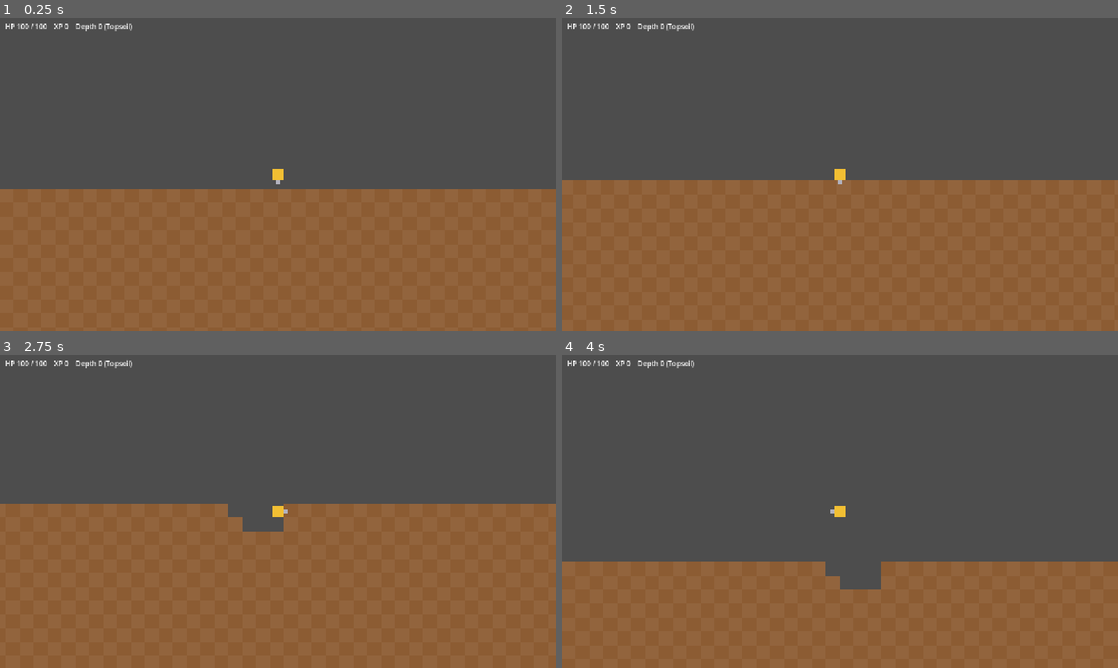
Above: before the commit, frames 1-4 (two rows, left to right).
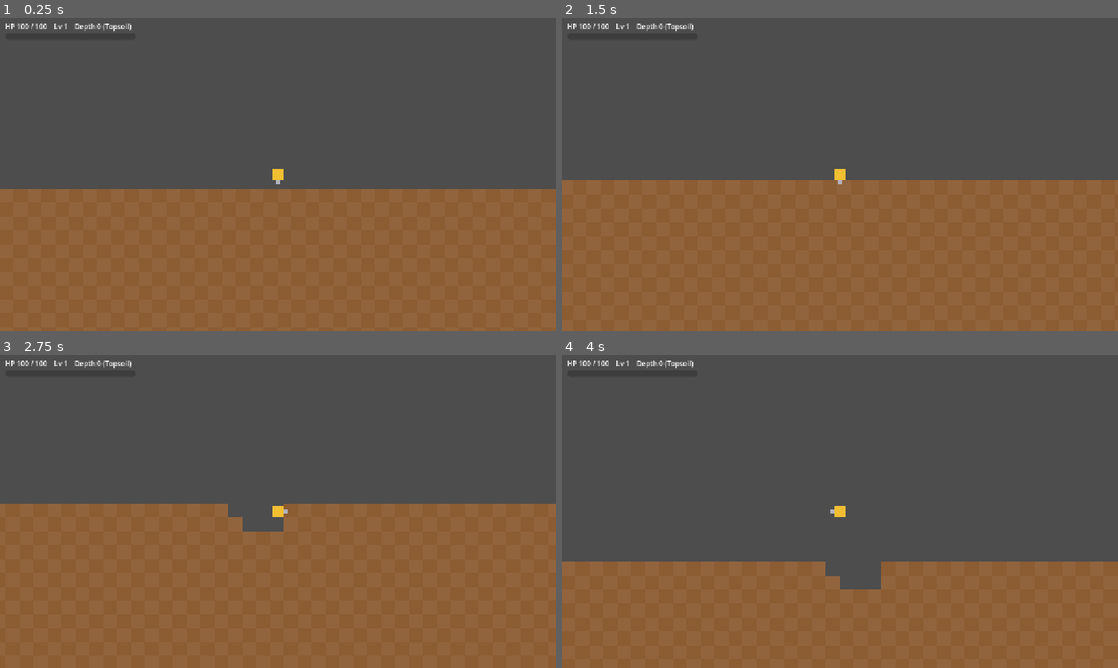
Above: after the commit, the same moments.

Repository: tygedavis/game-jam-2
Game: Godot game, scene res://scenes/main.tscn
Same seed, same stepped clock (60 frames per second), same inputs: the game is played once before the commit and once after it.
Inputs:
- Up to frame 1 (0.25 s): no input
- Up to frame 2 (1.5 s): tap Enter at 0.5 s; hold Right (ui_right) 0.53-1.28 s; tap 1 at 0.6 s; tap 2 at 0.8, 1.35 s; tap Space at 1.25 s; hold Down (ui_down) from 1.28 s (still down)
- Up to frame 3 (2.75 s): tap 3 at 1.55, 2.1 s; release Down (ui_down) at 2.03 s; hold Right (ui_right) from 2.03 s (still down); tap 1 at 2.3 s
- Up to frame 4 (4 s): release Right (ui_right) at 2.78 s; hold Up (ui_up) 2.78-3.53 s; tap 1 at 2.85 s; tap 2 at 3.05, 3.6 s; hold Left (ui_left) from 3.53 s (still down); tap 3 at 3.8 s

The runs differ from the first frame. In frame 1, 0.2% of the frame differs, in the area x 9-24%, y 1-5%; in frame 2, 0.2%; in frame 3, 0.2%; in frame 4, 0.2%.

Commit message:
Milestone 4: XP levels and level-up upgrade choice
Killing enemies fills an XP bar; each level pauses the game and offers three
random UpgradeDef choices (attack damage, attack speed, reach, move speed).

Co-Authored-By: Claude Sonnet 5.5 <noreply@anthropic.com>

Diff:
--- /dev/null
+++ b/data/upgrades/attack_damage.tres
@@ -0,0 +1,10 @@
+[gd_resource type="Resource" script_class="UpgradeDef" load_steps=2 format=3]
+
+[ext_resource type="Script" path="res://scripts/data/upgrade_def.gd" id="1"]
+
+[resource]
+script = ExtResource("1")
+display_name = "Sharper Bit"
+description = "+30% attack damage"
+property = "attack_damage"
+multiplier = 1.3
--- /dev/null
+++ b/data/upgrades/attack_reach.tres
@@ -0,0 +1,10 @@
+[gd_resource type="Resource" script_class="UpgradeDef" load_steps=2 format=3]
+
+[ext_resource type="Script" path="res://scripts/data/upgrade_def.gd" id="1"]
+
+[resource]
+script = ExtResource("1")
+display_name = "Longer Bit"
+description = "+30% attack reach"
+property = "attack_reach"
+multiplier = 1.3
--- /dev/null
+++ b/data/upgrades/attack_speed.tres
@@ -0,0 +1,10 @@
+[gd_resource type="Resource" script_class="UpgradeDef" load_steps=2 format=3]
+
+[ext_resource type="Script" path="res://scripts/data/upgrade_def.gd" id="1"]
+
+[resource]
+script = ExtResource("1")
+display_name = "Faster Drilling"
+description = "Attack 15% faster"
+property = "attack_interval"
+multiplier = 0.85
--- /dev/null
+++ b/data/upgrades/move_speed.tres
@@ -0,0 +1,10 @@
+[gd_resource type="Resource" script_class="UpgradeDef" load_steps=2 format=3]
+
+[ext_resource type="Script" path="res://scripts/data/upgrade_def.gd" id="1"]
+
+[resource]
+script = ExtResource("1")
+display_name = "Bigger Engine"
+description = "+12% move speed"
+property = "speed"
+multiplier = 1.12
--- a/scenes/main.tscn
+++ b/scenes/main.tscn
@@ -13,8 +13,15 @@
 [ext_resource type="Script" path="res://scripts/data/enemy_def.gd" id="9"]
 [ext_resource type="Resource" path="res://data/enemies/burrower.tres" id="10"]
 
+[ext_resource type="Script" path="res://scripts/data/upgrade_def.gd" id="11"]
+[ext_resource type="Resource" path="res://data/upgrades/attack_damage.tres" id="12"]
+[ext_resource type="Resource" path="res://data/upgrades/attack_speed.tres" id="13"]
+[ext_resource type="Resource" path="res://data/upgrades/attack_reach.tres" id="14"]
+[ext_resource type="Resource" path="res://data/upgrades/move_speed.tres" id="15"]
+
 [node name="Main" type="Node2D"]
 script = ExtResource("1")
+upgrade_defs = Array[ExtResource("11")]([ExtResource("12"), ExtResource("13"), ExtResource("14"), ExtResource("15")])
 enemy_defs = Array[ExtResource("9")]([ExtResource("10")])
 
 [node name="Terrain" type="Node2D" parent="."]
--- /dev/null
+++ b/scripts/data/upgrade_def.gd
@@ -0,0 +1,15 @@
+class_name UpgradeDef
+extends Resource
+## An in-run level-up choice. Add one by creating an UpgradeDef .tres and listing it on Main.
+## It multiplies one Drill stat, so attack stats improve digging and fighting together.
+
+@export var display_name := "Upgrade"
+@export_multiline var description := ""
+## Which Drill property to change.
+@export_enum("attack_damage", "attack_interval", "attack_reach", "speed") var property := "attack_damage"
+## The property is multiplied by this (e.g. 1.3 = +30%; 0.85 on attack_interval = faster attacks).
+@export var multiplier := 1.25
+
+
+func apply(drill: Drill) -> void:
+	drill.set(property, drill.get(property) * multiplier)
--- a/scripts/drill.gd
+++ b/scripts/drill.gd
@@ -16,6 +16,7 @@
 
 signal died
 signal xp_changed
+signal leveled_up
 
 @export var max_hp := 100.0
 ## Seconds of invulnerability after taking a hit.
@@ -23,7 +24,9 @@
 
 var terrain: Terrain
 var hp := 0.0
+## XP progress toward the next level (resets on level-up).
 var xp := 0.0
+var level := 1
 var _invuln := 0.0
 var facing := Vector2i.DOWN
 var _half := Vector2(12, 12)
@@ -48,8 +51,16 @@
 		died.emit()
 
 
+func xp_to_next() -> float:
+	return 10.0 + 6.0 * (level - 1)
+
+
 func gain_xp(amount: float) -> void:
 	xp += amount
+	while xp >= xp_to_next():
+		xp -= xp_to_next()
+		level += 1
+		leveled_up.emit()
 	xp_changed.emit()
 
 
--- /dev/null
+++ b/scripts/level_up_menu.gd
@@ -0,0 +1,64 @@
+class_name LevelUpMenu
+extends CanvasLayer
+## Pause-and-pick screen. Call offer() with the choices; emits chosen() when one is picked.
+
+signal chosen(def: UpgradeDef)
+
+var _choices: Array[UpgradeDef] = []
+var _box: HBoxContainer
+
+
+func _ready() -> void:
+	process_mode = Node.PROCESS_MODE_ALWAYS
+	layer = 10
+	visible = false
+	var dim := ColorRect.new()
+	dim.color = Color(0, 0, 0, 0.6)
+	dim.set_anchors_preset(Control.PRESET_FULL_RECT)
+	add_child(dim)
+	var center := CenterContainer.new()
+	center.set_anchors_preset(Control.PRESET_FULL_RECT)
+	add_child(center)
+	var col := VBoxContainer.new()
+	col.add_theme_constant_override("separation", 16)
+	center.add_child(col)
+	var title := Label.new()
+	title.text = "LEVEL UP - choose an upgrade (1/2/3)"
+	title.horizontal_alignment = HORIZONTAL_ALIGNMENT_CENTER
+	col.add_child(title)
+	_box = HBoxContainer.new()
+	_box.add_theme_constant_override("separation", 16)
+	col.add_child(_box)
+
+
+func offer(choices: Array[UpgradeDef]) -> void:
+	_choices = choices
+	for child in _box.get_children():
+		child.queue_free()
+	for i in choices.size():
+		var b := Button.new()
+		b.text = "%d. %s\n%s" % [i + 1, choices[i].display_name, choices[i].description]
+		b.custom_minimum_size = Vector2(200, 110)
+		b.pressed.connect(choose.bind(i))
+		_box.add_child(b)
+		if i == 0:
+			b.grab_focus.call_deferred()
+	visible = true
+	get_tree().paused = true
+
+
+func choose(index: int) -> void:
+	if not visible or index >= _choices.size():
+		return
+	visible = false
+	get_tree().paused = false
+	chosen.emit(_choices[index])
+
+
+func _input(event: InputEvent) -> void:
+	if not visible or not (event is InputEventKey) or not event.pressed or event.echo:
+		return
+	match event.physical_keycode:
+		KEY_1: choose(0)
+		KEY_2: choose(1)
+		KEY_3: choose(2)
--- a/scripts/main.gd
+++ b/scripts/main.gd
@@ -5,6 +5,8 @@
 
 ## Enemy types that can spawn. Edit in main.tscn.
 @export var enemy_defs: Array[EnemyDef] = []
+## Upgrades offered on level-up (three are picked at random). Edit in main.tscn.
+@export var upgrade_defs: Array[UpgradeDef] = []
 @export var spawn_interval := 2.0
 @export var max_enemies := 25
 ## Spawn distance from the player, in pixels (just off screen).
@@ -18,6 +20,9 @@
 
 var _spawn_timer := 0.0
 var _hud: Label
+var _xp_bar: ProgressBar
+var _menu: LevelUpMenu
+var _pending_levels := 0
 
 
 func _ready() -> void:
@@ -27,11 +32,20 @@
 	camera.position = drill.position
 	drill.died.connect(_on_player_died)
 	drill.xp_changed.connect(_update_hud)
+	drill.leveled_up.connect(_on_leveled_up)
 	var layer := CanvasLayer.new()
 	_hud = Label.new()
 	_hud.position = Vector2(12, 8)
 	layer.add_child(_hud)
+	_xp_bar = ProgressBar.new()
+	_xp_bar.position = Vector2(12, 36)
+	_xp_bar.custom_minimum_size = Vector2(300, 14)
+	_xp_bar.show_percentage = false
+	layer.add_child(_xp_bar)
 	add_child(layer)
+	_menu = LevelUpMenu.new()
+	_menu.chosen.connect(_on_upgrade_chosen)
+	add_child(_menu)
 	_update_hud()
 
 
@@ -67,6 +81,31 @@
 	drill.gain_xp(def.xp)
 
 
+func _on_leveled_up() -> void:
+	_pending_levels += 1
+	if _pending_levels == 1:
+		_offer_upgrades()
+
+
+func _offer_upgrades() -> void:
+	var pool := upgrade_defs.duplicate()
+	pool.shuffle()
+	var picks: Array[UpgradeDef] = []
+	for def in pool.slice(0, 3):
+		picks.append(def)
+	if picks.is_empty():
+		_pending_levels = 0
+		return
+	_menu.offer(picks)
+
+
+func _on_upgrade_chosen(def: UpgradeDef) -> void:
+	def.apply(drill)
+	_pending_levels -= 1
+	if _pending_levels > 0:
+		_offer_upgrades()
+
+
 func _on_player_died() -> void:
 	# Placeholder until the results screen (milestone 5): restart the run.
 	get_tree().reload_current_scene.call_deferred()
@@ -74,5 +113,7 @@
 
 func _update_hud() -> void:
 	var row := maxi(terrain.world_to_cell(drill.position).y, 0)
-	_hud.text = "HP %d / %d    XP %d    Depth %d (%s)" % [
-		maxf(drill.hp, 0.0), drill.max_hp, drill.xp, row, terrain.layer_name(row)]
+	_hud.text = "HP %d / %d    Lv %d    Depth %d (%s)" % [
+		maxf(drill.hp, 0.0), drill.max_hp, drill.level, row, terrain.layer_name(row)]
+	_xp_bar.max_value = drill.xp_to_next()
+	_xp_bar.value = drill.xp
Not shown: 1 places in scenes/main.tscn that only renumber resources
Not shown, added: scripts/data/upgrade_def.gd.uid
Not shown, added: scripts/level_up_menu.gd.uid
